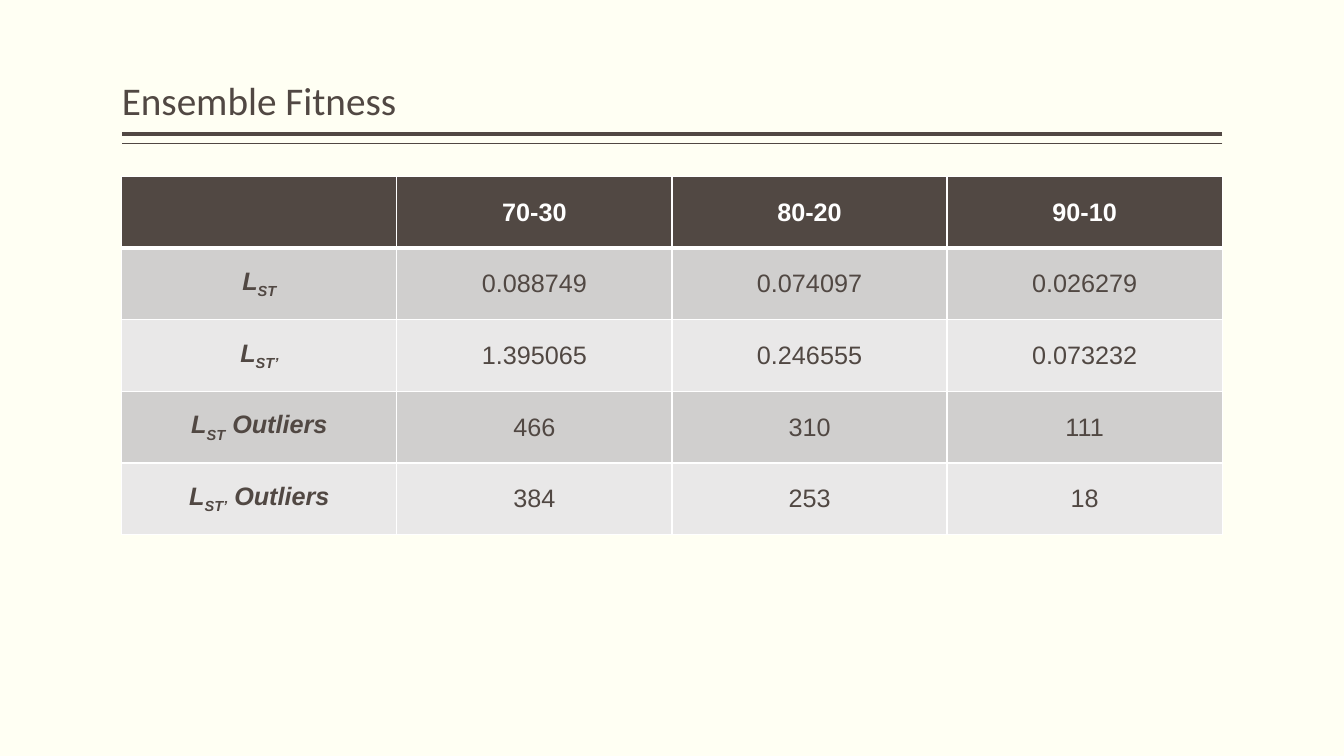
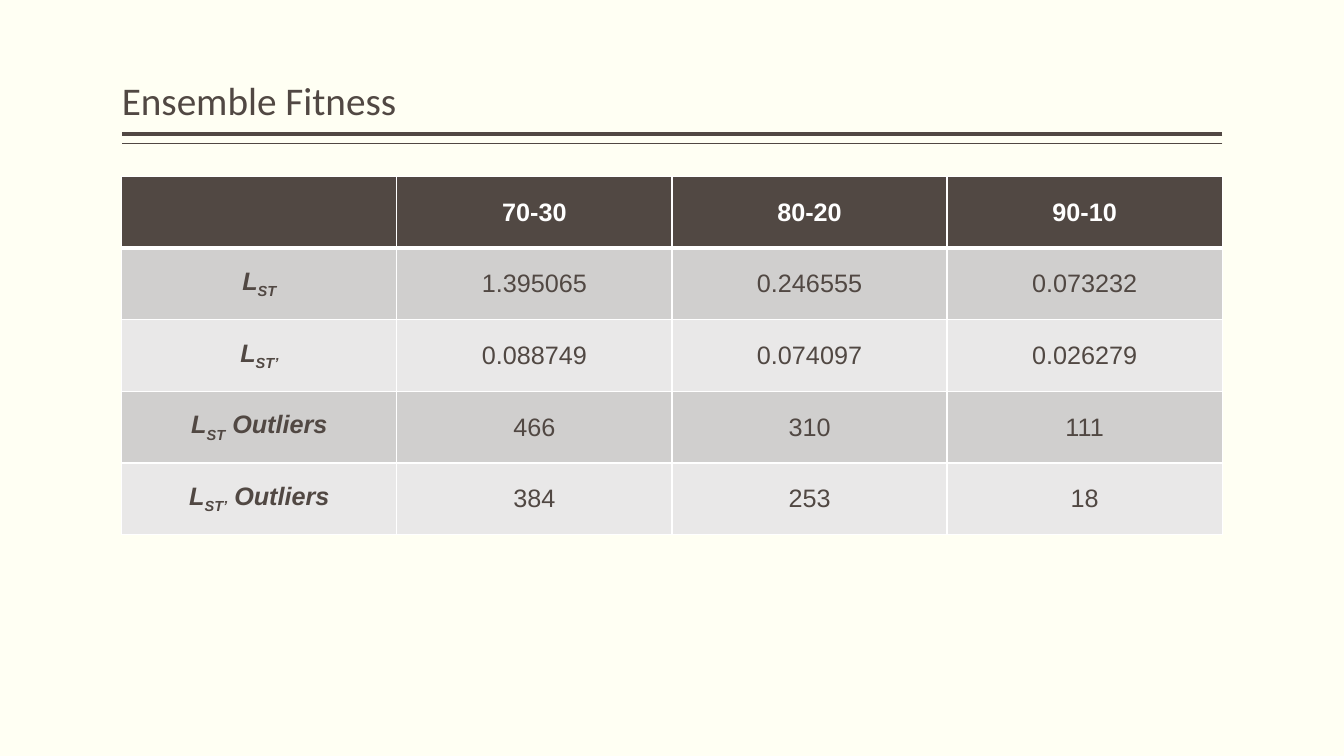
Before and after one commit to JamesEarle/GPP, a slide deck: slide 19 of GPP_Defense.pptx. Drawn at 1344x756 pixels with LibreOffice and Linux fonts; fonts in the diff are those of the drawing. Boxes give left, top, right and bottom in pixels: in the first picture for what was removed or moved away, otherwise in the second. Text is boxed around its words. In the diff, an @@ line names an element or a change of style, - is before the commit and + after.

Commit message:
final version, ready for presentation

```diff
--- a/GPP_Defense.pptx
+++ b/GPP_Defense.pptx
@@ table at box(122, 176, 1223, 535) @@
-row 2: LST | 0.088749 | 0.074097 | 0.026279
+row 2: LST | 1.395065 | 0.246555 | 0.073232
-row 3: LST’ | 1.395065 | 0.246555 | 0.073232
+row 3: LST’ | 0.088749 | 0.074097 | 0.026279
```
Also in this commit, not shown: 3 other slides changed.
